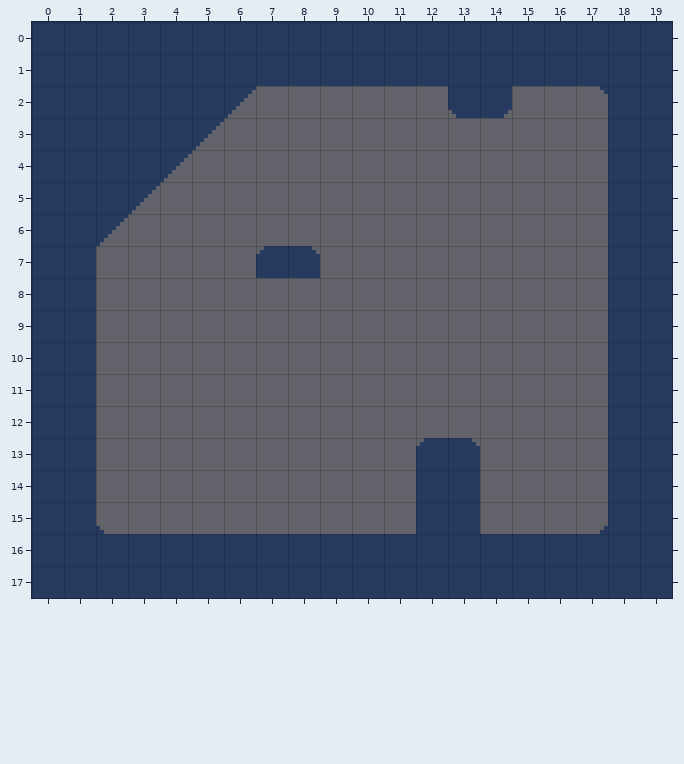
Two versions of a level (Tiled map, game/assets/map/level_2.tmx). The picture above was drawn from the file before the commit.
Cells are 8x8 px. Shown: x 0..19, y 0..17.
The same view after the edit:
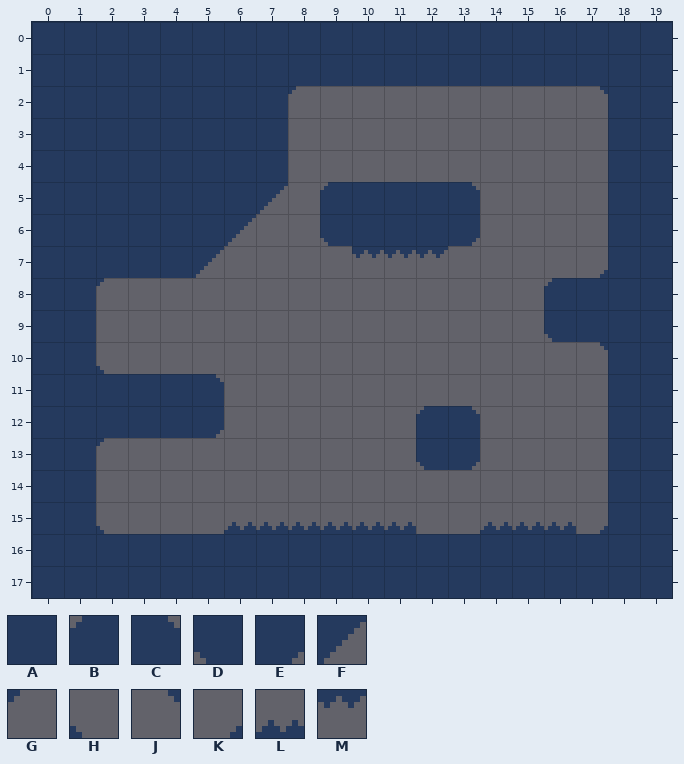
Key: from "spritesheet": A 0, B 2, C 3, D 4, E 5, F 9, G 10, H 11, J 12, K 13, L 14, M 30.
_ is an empty cell.
Edits made:
Layer "ground":
Tile F becomes tile A in row 2 at x 6; in row 3 at x 5; in row 4 at x 4; in row 5 at x 3; in row 6 at x 2.
The author put tile A in row 2 at x 7; in row 3 at x 6 to 7; in row 4 at x 5 to 7; in row 5 at x 4 to 6 and 10 to 12; in row 6 at x 3 to 5 and 10 to 12; in row 7 at x 2 to 4.
The author put tile A in rows 8 to 9 at x 17; in rows 11 to 12 at x 2 to 4.
The author put tile B in row 5 at x 9; in row 8 at x 16; in row 12 at x 12.
The author put tile C in row 5 at x 13; in row 11 at x 5; in row 12 at x 13.
Tile B becomes tile D in row 13 at x 12.
The author put tile D in row 6 at x 9; in row 9 at x 16.
Tile C becomes tile E in row 13 at x 13.
The author put tile E in row 6 at x 13; in row 12 at x 5.
The author put tile F in row 5 at x 7; in row 6 at x 6; in row 7 at x 5.
The author put tile G in row 2 at x 8; in row 8 at x 2; in row 13 at x 2.
The author put tile H in row 10 at x 2.
The author put tile J in row 10 at x 17.
The author put tile K in row 7 at x 17.
The author put tile L in row 15 at x 6 to 11 and 14 to 16.
The author put tile M in row 7 at x 10 to 12.
Tile A is gone in rows 14 to 15 at x 12 to 13.
Tile B is gone in row 7 at x 7.
Tile C is gone in row 7 at x 8.
Tile D is gone in row 2 at x 13.
Tile E is gone in row 2 at x 14.
Pixel boxes of the changes (left, top, right, bottom) in both pictures:
changed: (96, 86, 512, 286)
added: (544, 270, 608, 350)
added: (96, 366, 224, 446)
changed: (224, 406, 576, 534)
